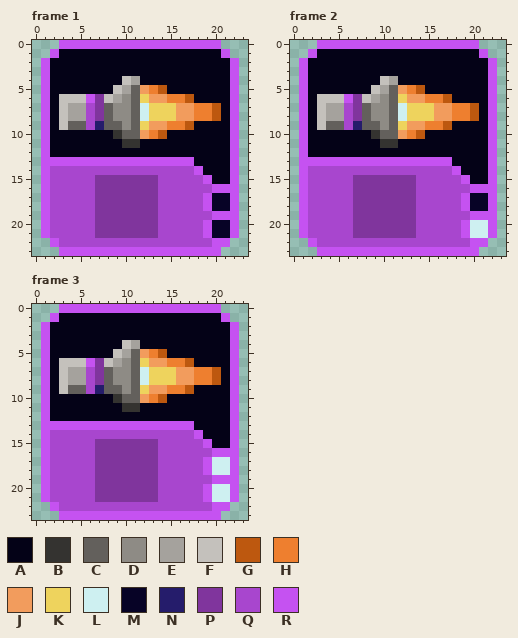
Pixel-art file, stored at Art/Textures/Tiles/PurpleTiles/afterburner_relay.aseprite. The picture above was drawn from the file before the commit.
24x24 pixels, 3 frames. Shown: frame 1, frame 2, frame 3.
Palette (. is transparent): A #040217  B #343330  C #63605c  D #8e8b85  E #a5a29d  F #c4c1bc  G #bd580f  H #ee7f2f  J #f29c5d  K #eed35d  L #cef0f1  M #070326  N #251c6b  P #80359d  Q #a846ce  R #c552f1
The result:
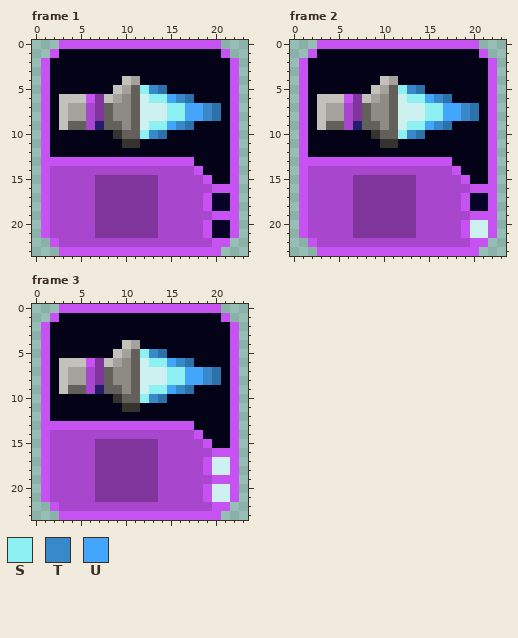
Colours new in this view: S #8df1f4  T #3789cc  U #43a6fc
The exact change:
@@ palette @@
-G #bd580f
+G #2c71aa
--- frame 1
@@ x 10..21 @@
  4 FEAAAAAAAAAA
- 5 ECJHGAAAAAAA
- 6 DCKJJHHGAAAA
- 7 DCLKKKJJHHGA
- 8 DCLKKKJJHHGA
- 9 DCKJJHHGAAAA
-10 CCJHGAAAAAAA
+ 5 ECSTGAAAAAAA
+ 6 DCLSSUTGAAAA
+ 7 DCLLLSSUUTGA
+ 8 DCLLLSSUUTGA
+ 9 DCLSSUTGAAAA
+10 CCSTGAAAAAAA
 11 BBAAAAAAAAAA
--- frame 2: the same change as frame 1
--- frame 3: the same change as frame 1
Where, in picture pixels (left, top, right, bottom), the same in both pictures:
changed: (140, 85, 221, 139)
changed: (398, 85, 479, 139)
changed: (140, 349, 221, 403)
